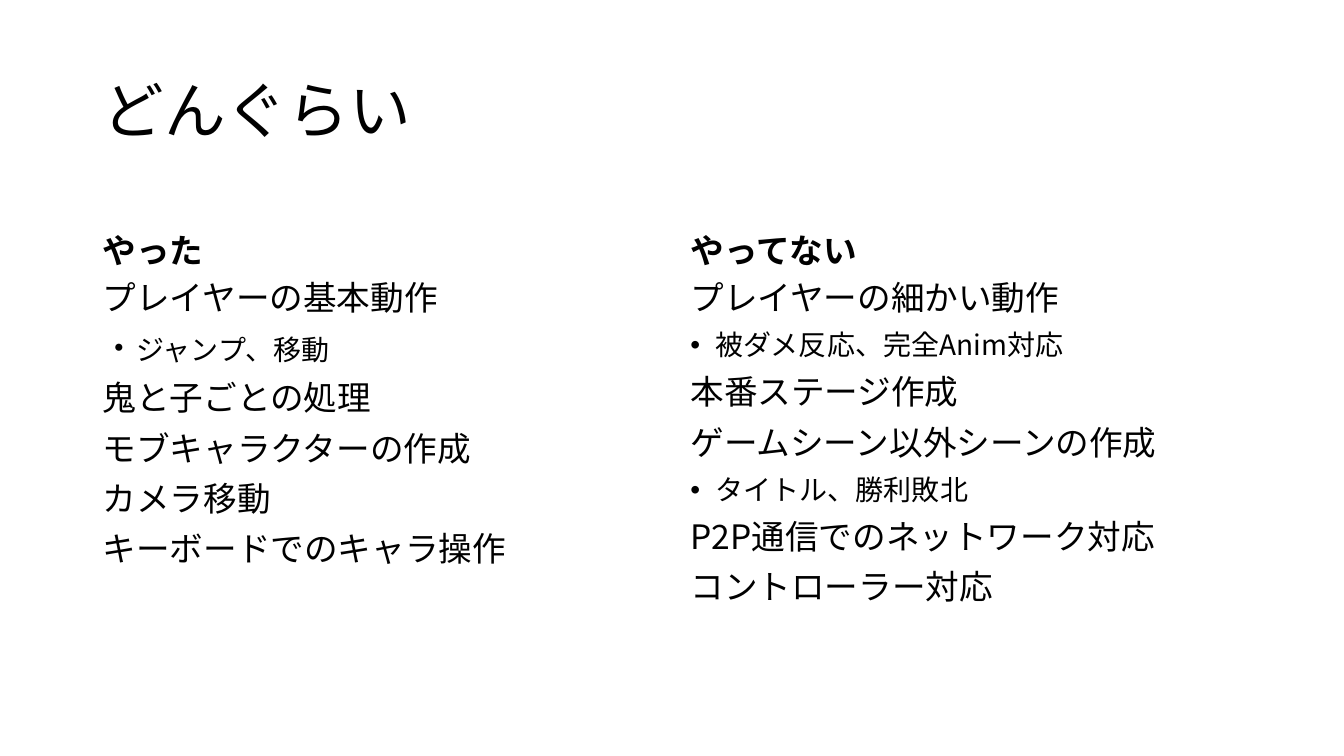
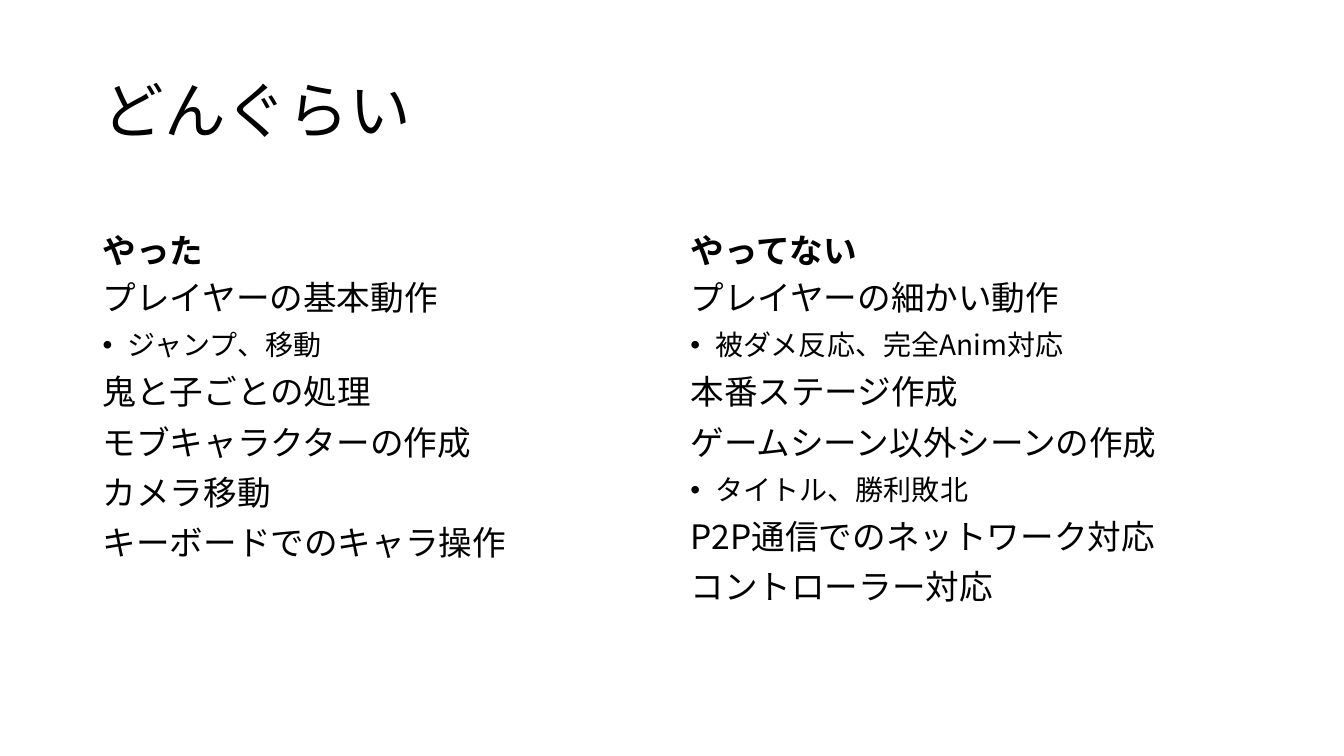
Before and after one commit to NakataYu0404/AGS2024Summer, a slide deck: slide 3 of 中間発表/2024Summer中間発表.pptx. Drawn at 1344x756 pixels with LibreOffice and Linux fonts; fonts in the diff are those of the drawing. Boxes give left, top, right and bottom in pixels: in the first picture for what was removed or moved away, otherwise in the second. Text is boxed around its words. In the diff, an @@ line names an element or a change of style, - is before the commit and + after.

```diff
--- a/中間発表/2024Summer中間発表.pptx
+++ b/中間発表/2024Summer中間発表.pptx
@@ text at <box>128,331,321,358</box>: text changed @@
-・ジャンプ、移動
+• ジャンプ、移動
```
Also in this commit, not shown: 18 other files.
